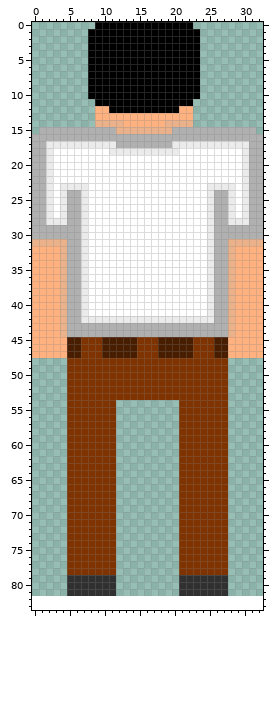
Two states of a sprite sheet, android/build/intermediates/assets/debug/players/2player2.png. The picture above is the old version.
The file is 33x83 pixels. The old version is drawn lined up with the new one, on the new canvas.
Now the later version:
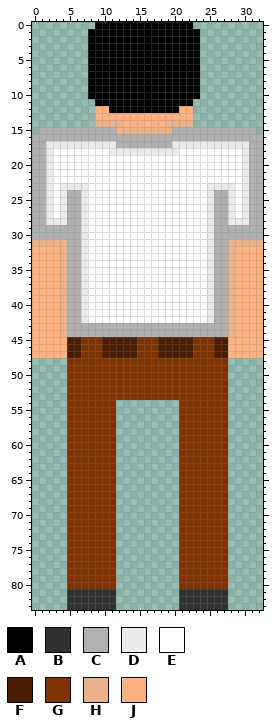
Palette (. is transparent): A #000000  B #303030  C #b0b0b0  D #ebebeb  E #ffffff  F #491d00  G #7f3300  H #ebb18b  J #ffb27f
Change:
{"change": "canvas 33x83 -> 33x84, the old top-left corner now at 0,-1 (the part of the old canvas that was cut away was empty and is not shown)"}
{"y":42,"x":8,"old":"DDDDDDDDDDDDDDDDD","new":"EEEEEEEEEEEEEEEEE"}
{"y":79,"x":5,"old":"BBBBBBB","new":"GGGGGGG"}
{"y":79,"x":21,"old":"BBBBBBB","new":"GGGGGGG"}
{"y":80,"x":5,"old":"BBBBBBB","new":"GGGGGGG"}
{"y":80,"x":21,"old":"BBBBBBB","new":"GGGGGGG"}
{"y":82,"x":5,"old":".......","new":"BBBBBBB"}
{"y":82,"x":21,"old":".......","new":"BBBBBBB"}
{"y":83,"x":5,"old":".......","new":"BBBBBBB"}
{"y":83,"x":21,"old":".......","new":"BBBBBBB"}
{"label":"changed","picture_box":[88,316,207,323]}
{"label":"changed","picture_box":[67,575,116,610]}
{"label":"changed","picture_box":[179,575,228,610]}
